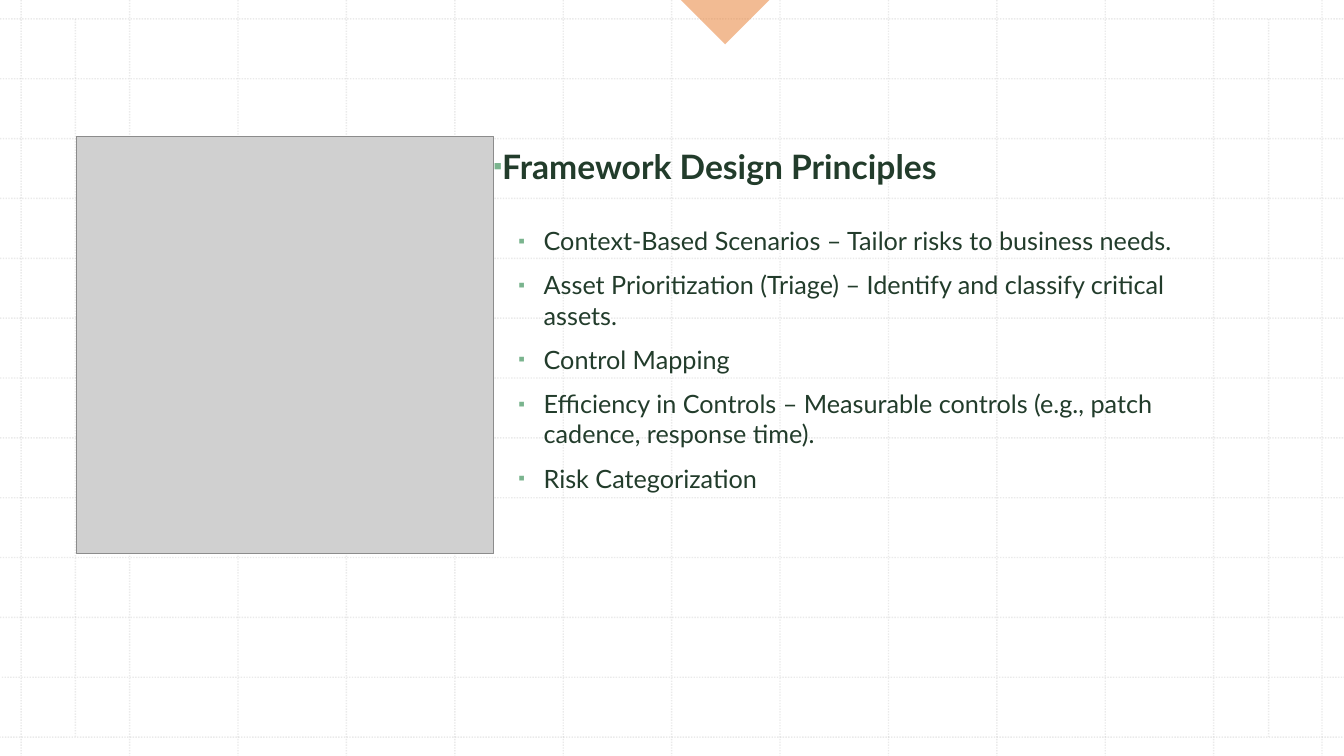
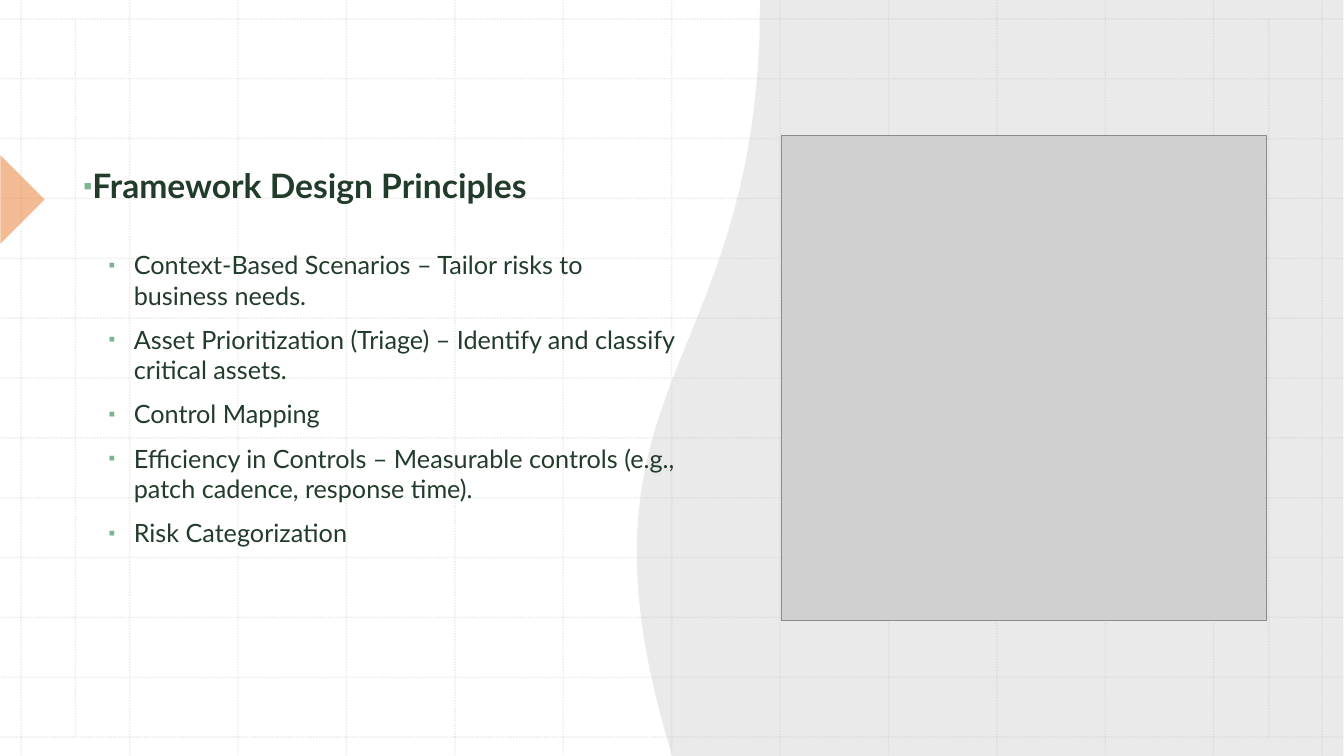
Before and after one commit to misge-dotcom/LSZ_2025, a slide deck: slide 7 of Cyber Risk from Theory to Practice LSZ2025.pptx (slide 8 before the commit). Drawn at 1344x756 pixels with LibreOffice and Linux fonts; fonts in the diff are those of the drawing; grey boxes stand for pictures. Boxes give left, top, right and bottom in pixels: in the first picture for what was removed or moved away, otherwise in the second. Text is boxed around its words. In the diff, an @@ line names an element or a change of style, - is before the commit and + after.

```diff
--- a/Cyber Risk from Theory to Practice LSZ2025.pptx
+++ b/Cyber Risk from Theory to Practice LSZ2025.pptx
@@ freeform shape added at bbox=[637, 1, 1343, 756], fill #FFFFFF @@
@@ picture: place and size @@
-picture at bbox=[77, 136, 494, 554]
+picture at bbox=[781, 136, 1266, 621]
@@ right triangle at bbox=[0, 155, 44, 244]: rotation 315 to 225 degrees @@
@@ text "Framework Design Principles" rewrapped from bbox=[502, 154, 1172, 492] to bbox=[92, 173, 675, 547] @@
```
Also in this commit, not shown: 3 other slides changed, 1 slide removed.
